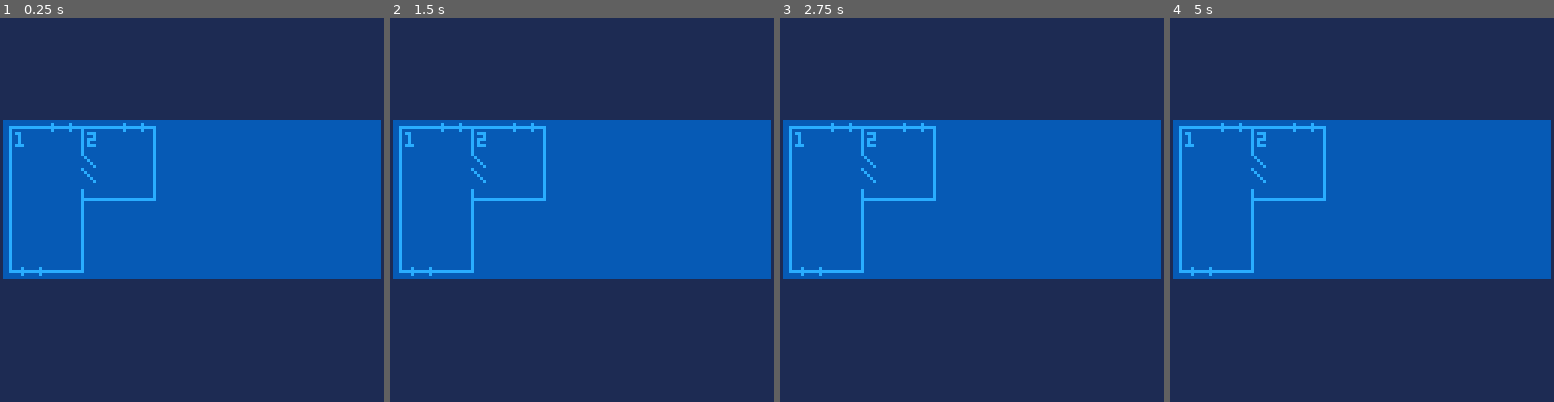
Above: before the commit, frames 1-4 (left to right).
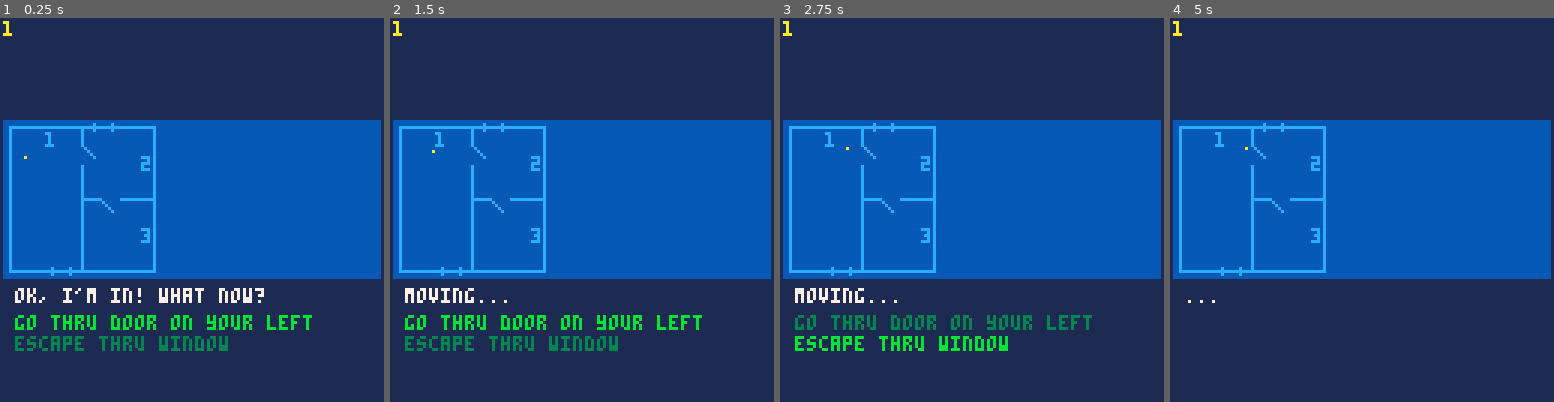
Above: after the commit, the same moments.

Repository: ironchestgames/pico-8-carts
Game: PICO-8 cartridge hackheist.p8
The game is run twice, just before and just after one commit, with the same random seed, the same clock (stepped at 60 frames per second) and the same inputs.
Inputs:
- Up to frame 1 (0.25 s): no input
- Up to frame 2 (1.5 s): tap O (Z key) at 0.33, 0.7, 1.43 s
- Up to frame 3 (2.75 s): tap O (Z key) at 2.22 s; hold Down from 2.42 s (still down)
- Up to frame 4 (5 s): release Down at 2.82 s; tap O (Z key) at 3.1, 3.98, 4.87 s; hold Up 3.58-4.08 s; hold Down from 4.58 s (still down)

The runs differ from the first frame. In frame 1, 4.0% of the frame differs, in the area x 0-82%, y 0-87%; in frame 2, 3.5%; in frame 3, 3.5%; in frame 4, 1.0%.

Commit message:
hackheist - working mvpoc

Diff:
--- a/hackheist.p8
+++ b/hackheist.p8
@@ -15,11 +15,13 @@
  return t
 end
 
-window={
- typ='window'
-}
-
 -- max mansion total: w: 122, h: 48
+
+function dist(x1,y1,x2,y2)
+ local dx,dy=(x2-x1)*0.1,(y2-y1)*0.1
+ return sqrt(dx*dx+dy*dy)*10
+end
+
 
 -- create rooms
 
@@ -29,19 +31,19 @@
   w=24,h=48,
   walls={
    { -- west
-    { typ='camera', id=1 },
+    {},
     {},
    },
    { -- north
-    {},
-    clone(window),
+    { typ='camera', id=1, xoff=12, yoff=2 },
+    {},
    },
    { -- east
-    { typ='door', leadsto=2 },
+    { typ='door', leadsto=2, relative='left', xoff=24, yoff=6 },
     {},
    },
    { -- south
-    clone(window),
+    { typ='window', xoff=14, yoff=47 },
     {},
    },
   },
@@ -51,16 +53,40 @@
   w=24,h=24,
   walls={
    { -- west
-    { typ='camera', id=2 },
-    { typ='door', leadsto=1 },
+    { typ='door', leadsto=1, relative='far side', xoff=0, yoff=6 },
+    {},
    },
    { -- north
     {},
-    clone(window),
+    { typ='window', xoff=4, yoff=-1 },
    },
    { -- east
-    {},
-    {},
+    { typ='camera', id=2, xoff=20, yoff=10 },
+    {},
+   },
+   { -- south
+    { typ='door', leadsto=3, relative='left', xoff=6, yoff=24 },
+    {},
+   },
+  },
+ },
+ {
+  x=24,y=24,
+  w=24,h=24,
+  walls={
+   { -- west
+    { typ='computer', loot={ 'cute cat pictures', worth=5 }, xoff=2, yoff=3 },
+    {},
+   },
+   { -- north
+    { typ='door', leadsto=2, relative='right', xoff=6, yoff=0 },
+    {},
+   },
+   { -- east
+    -- { typ='window', xoff=23, yoff=3 },
+    -- { typ='window', xoff=23, yoff=15 },
+    {},
+    { typ='camera', id=3, xoff=20, yoff=10 },
    },
    { -- south
     {},
@@ -70,9 +96,192 @@
  },
 }
 
+partner={
+ room=1,
+ xoff=5,
+ yoff=10,
+ c=0,
+ state='idling',
+}
+
+msgstr='ok, i\'m in! what now?'
+
+cursel=1
+menu={}
+
 
 
 function _update60()
+
+ -- create menu
+ menu={}
+ local _escapeadded,_hideadded
+ local _curroom=rooms[partner.room]
+ for _wall in all(_curroom.walls) do
+  for _item in all(_wall) do
+   if _item.typ == 'window' and not _escapeadded then
+    add(menu,{
+     str='escape thru window',
+     f=function()
+      partner.item=_item
+      partner.state='escaping'
+      partner.c=120
+      partner.ismoving=true
+      msgstr='moving...'
+     end,
+    })
+    _escapeadded=true
+
+   elseif _item.typ == 'door' then
+    add(menu,{
+     str='go thru door on your '.._item.relative,
+     f=function()
+      partner.item=_item
+      partner.state='roomchanging'
+      partner.c=60
+      partner.ismoving=true
+      msgstr='moving...'
+     end,
+    })
+
+   elseif _item.typ == 'computer' then
+
+    if _item.loot and partner.state != 'hacking' then
+     add(menu,{
+      str='hack computer',
+      f=function()
+       partner.item=_item
+       partner.state='hacking'
+       partner.c=240
+       partner.ismoving=true
+       msgstr='moving...'
+      end,
+     })
+    end
+
+    if _hideadded == nil and partner.state != 'prehiding' then
+     add(menu,{
+      str='hide!',
+      f=function()
+       partner.item=_item
+       partner.state='prehiding'
+       partner.c=120
+       partner.ismoving=true
+       msgstr='moving...'
+      end,
+     })
+    end
+   end
+  end
+ end
+
+ if partner.state == 'hiding' then
+  menu={{
+   str='it\'s safe to come out',
+   f=function()
+    msgstr='ok, i\'m coming out'
+    partner.state='unhiding'
+    partner.c=120
+   end,
+  }}
+
+ elseif partner.state == 'unhiding' then
+  menu={{
+   str='hide!',
+   f=function()
+    partner.item=_item
+    partner.state='prehiding'
+    partner.c=120
+   end,
+  }}
+
+ elseif partner.state == 'prehiding' and not partner.ismoving then
+  menu={}
+ elseif partner.state == 'roomchanging' and not partner.ismoving then
+  menu={}
+ end
+
+ -- input
+ if btnp(3) then
+  cursel+=1
+ elseif btnp(2) then
+  cursel-=1
+ end
+ cursel=mid(1,cursel,#menu)
+
+ if btnp(4) and menu[cursel] and menu[cursel].f then
+  menu[cursel].f()
+ end
+
+ -- update partner
+ if partner.ismoving then
+  local _a=atan2(partner.item.xoff-partner.xoff,partner.item.yoff-partner.yoff)
+  partner.xoff+=cos(_a)*0.1
+  partner.yoff+=sin(_a)*0.1
+  if dist(partner.xoff,partner.yoff,partner.item.xoff,partner.item.yoff) < 2 then
+   partner.ismoving=nil
+  end
+
+ else
+  partner.c-=1
+
+  if partner.state == 'escaping' then
+   msgstr='breaking window...'
+  elseif partner.state == 'roomchanging' then
+   msgstr='...'
+  elseif partner.state == 'hacking' then
+   msgstr='hacking...'
+  elseif partner.state == 'prehiding' then
+   msgstr='i\'m squeezing in...'
+  elseif partner.state == 'unhiding' then
+   msgstr='phew...'
+  end
+
+  if partner.c <= 0 then
+
+   if partner.state == 'roomchanging' then
+    local _oldroom=partner.room
+    partner.room=partner.item.leadsto
+    local _curroom=rooms[partner.room]
+    for _wall in all(_curroom.walls) do
+     for _item in all(_wall) do
+      if _item.leadsto == _oldroom then
+       partner.item=nil
+       partner.xoff=_item.xoff
+       partner.yoff=_item.yoff
+      end
+     end
+    end
+
+    partner.state='idling'
+    msgstr='in next room, what now?'
+
+   elseif partner.state == 'hacking' then
+    add(partner.loot,partner.item.loot)
+    partner.item.loot=nil
+
+    msgstr='got the goods!'
+    partner.state='idling'
+
+   elseif partner.state == 'escaping' then
+    partner.state='escaped'
+    partner.c=100
+    msgstr='i made it out!'
+
+   elseif partner.state == 'prehiding' then
+    partner.state='hiding'
+    msgstr='ok, i\'m in hiding'
+
+   elseif partner.state == 'unhiding' then
+    partner.state='idling'
+    msgstr='next move'
+
+   elseif partner.state == 'escaped' then
+
+   end
+  end
+ end
+
 end
 
 pal(15,140,1) -- flesh -> blueprint blue
@@ -104,33 +313,76 @@
 
    for _j=1,2 do
     local _item=_wall[_j]
-    local _itemx=_room.w/5+(_room.w/5)*(_j-1)*2
-    local _itemy=_room.h/5+(_room.h/5)*(_j-1)*2
-
-    if _item.typ == 'camera' then
-     if _horiz then
-      print(_item.id,_x+2+(_j-1)*(_room.w-6),_y+2+_offsetfactor*(_room.h-8),12)
-     else
-      print(_item.id,_x+2+_offsetfactor*(_room.w-6),_y+2+(_j-1)*(_room.h-8),12)
-     end
+
+    if _item.worth then
+     print('?',_x+_item.xoff,_y+_item.yoff,7)
+
+    elseif _item.typ == 'camera' then
+     print(_item.id,_x+_item.xoff,_y+_item.yoff,12)
 
     elseif _item.typ == 'window' then
      if _horiz then
-      sspr(0,0,7,3,_x+_itemx,_y-1+(_offsetfactor*_room.h))
+      sspr(0,0,7,3,_x+_item.xoff,_y+_item.yoff)
      else
-      sspr(7,0,3,7,_x-1+(_offsetfactor*_room.w),_y+_itemy)
+      sspr(7,0,3,7,_x+_item.xoff,_y+_item.yoff)
      end
 
     elseif _item.typ == 'door' then
      if _horiz then
-      sspr(15,0,7,5,_x+_itemx,_y+(_offsetfactor*_room.h))
+      sspr(15,0,7,5,_x+_item.xoff,_y+_item.yoff)
      else
-      sspr(10,0,5,7,_x+(_offsetfactor*_room.w),_y+_itemy)
+      sspr(10,0,5,7,_x+_item.xoff,_y+_item.yoff)
      end
     end
+
+    -- local _itemx=_room.w/5+(_room.w/5)*(_j-1)*2
+    -- local _itemy=_room.h/5+(_room.h/5)*(_j-1)*2
+
+    -- if _item.typ == 'camera' then
+    --  if _horiz then
+    --   print(_item.id,_x+2+(_j-1)*(_room.w-6),_y+2+_offsetfactor*(_room.h-8),12)
+    --  else
+    --   print(_item.id,_x+2+_offsetfactor*(_room.w-6),_y+2+(_j-1)*(_room.h-8),12)
+    --  end
+
+    -- elseif _item.typ == 'window' then
+    --  if _horiz then
+    --   sspr(0,0,7,3,_x+_itemx,_y-1+(_offsetfactor*_room.h))
+    --  else
+    --   sspr(7,0,3,7,_x-1+(_offsetfactor*_room.w),_y+_itemy)
+    --  end
+
+    -- elseif _item.typ == 'door' then
+    --  if _horiz then
+    --   sspr(15,0,7,5,_x+_itemx,_y+(_offsetfactor*_room.h))
+    --  else
+    --   sspr(10,0,5,7,_x+(_offsetfactor*_room.w),_y+_itemy)
+    --  end
+    -- end
    end
   end
  end
+
+ -- debug draw partner in blueprint
+ print(partner.room,1,1,10)
+ pset(3+rooms[partner.room].x+partner.xoff,36+rooms[partner.room].y+partner.yoff,10)
+
+ -- draw partner message
+ print(msgstr,5,90,7)
+
+ -- draw menu
+ local _menux,_menuy,_rowoff=5,99,7
+
+ for _i=1,#menu do
+  local _item=menu[_i]
+  local _y=_menuy+(_i-1)*_rowoff
+  print(_item.str,_menux,_y,_i == cursel and 11 or 3)
+ end
+
+ if partner.state == 'escaped' and partner.c <= 0 then
+  print('level done!',10,10,6)
+ end
+
 end
 
 __gfx__
